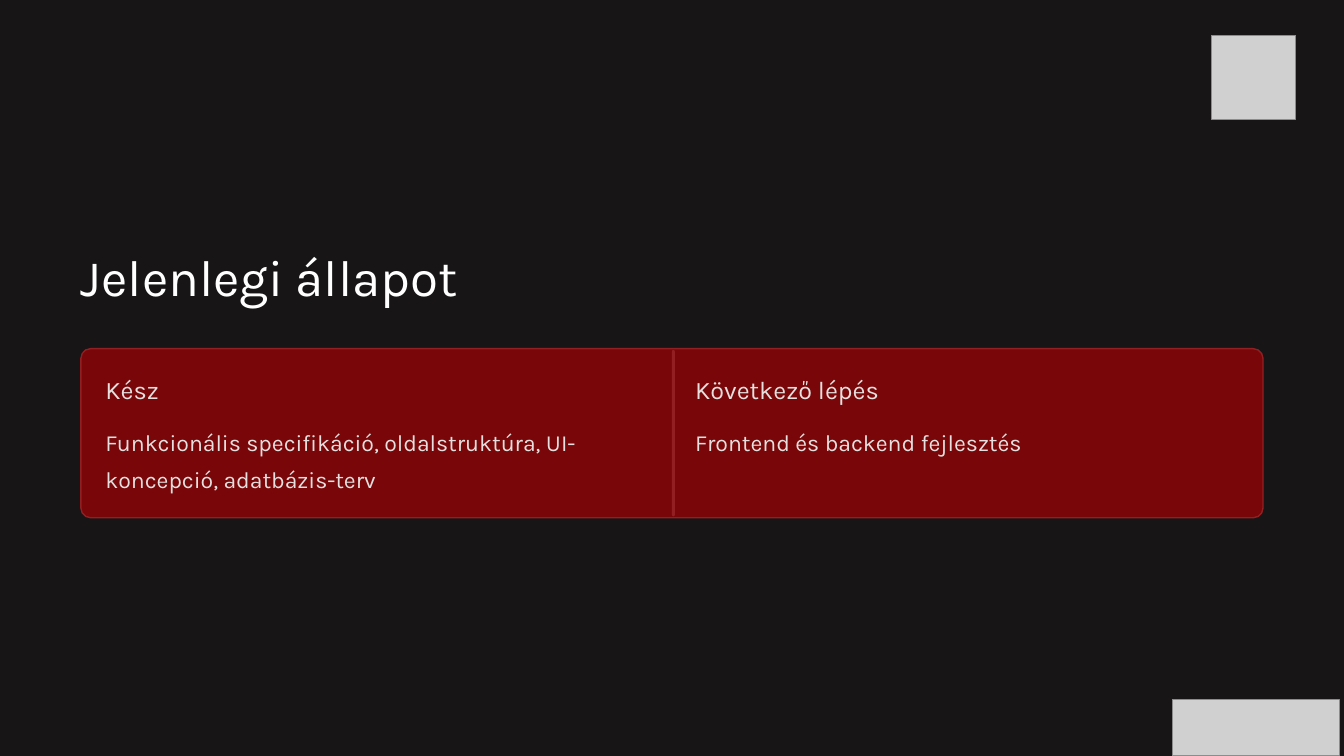
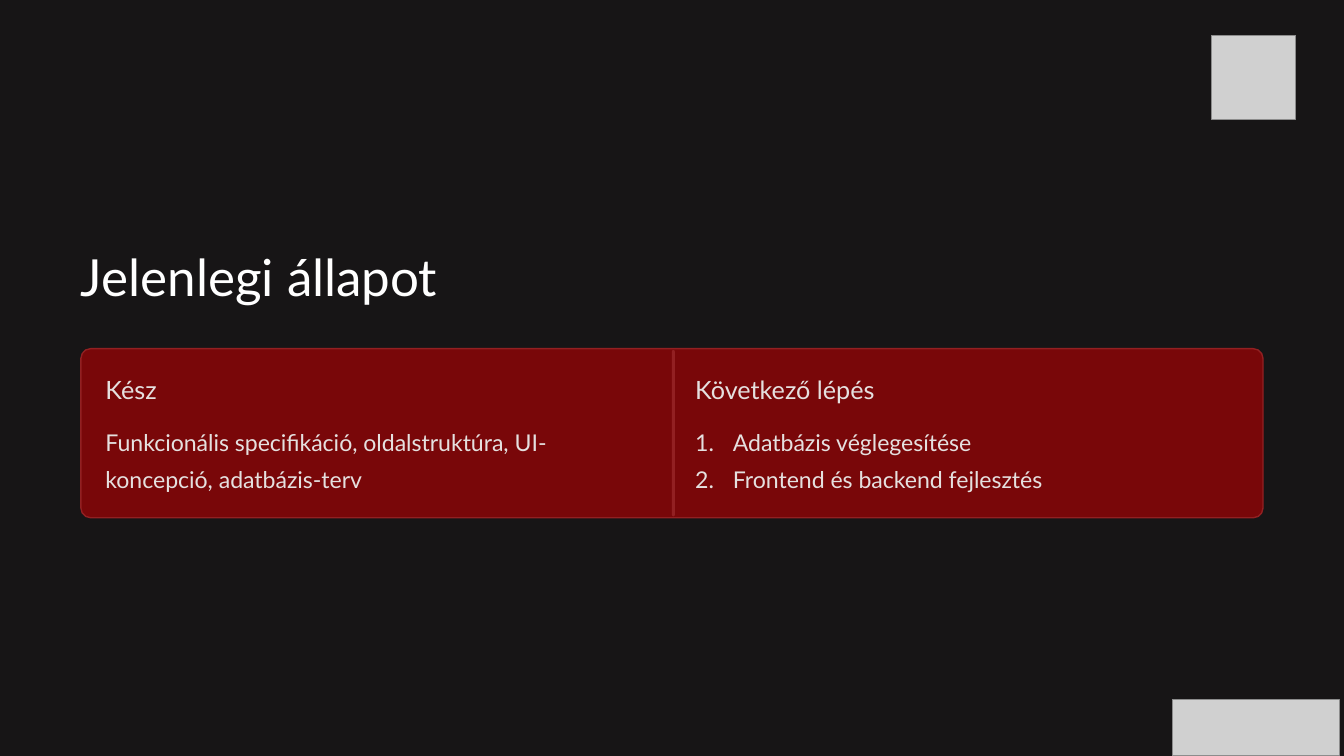
Before and after one commit to pjotr-Blip/Projekt-UjSzem, a slide deck: slide 8 of Uj-Szem.pptx. Drawn at 1344x756 pixels with LibreOffice and Linux fonts; fonts in the diff are those of the drawing; grey boxes stand for pictures; background and template pictures are left out. Boxes give left, top, right and bottom in pixels: in the first picture for what was removed or moved away, otherwise in the second. Text is boxed around its words. In the diff, an @@ line names an element or a change of style, - is before the commit and + after.

```diff
--- a/Uj-Szem.pptx
+++ b/Uj-Szem.pptx
@@ font Karla to Lato in 4 elements at (81,258,437,305), (105,380,156,399), (105,434,547,492), (695,380,875,404) @@
@@ text at (733,434,971,456): paragraph added @@
+1. Adatbázis véglegesítése
@@ text at (733,471,1043,492): font Karla to Lato in "Frontend és backend fejlesztés"; bullet none to 1. @@
```
Also in this commit, not shown: 8 other slides changed, 1 slide added, 1 slide removed.
